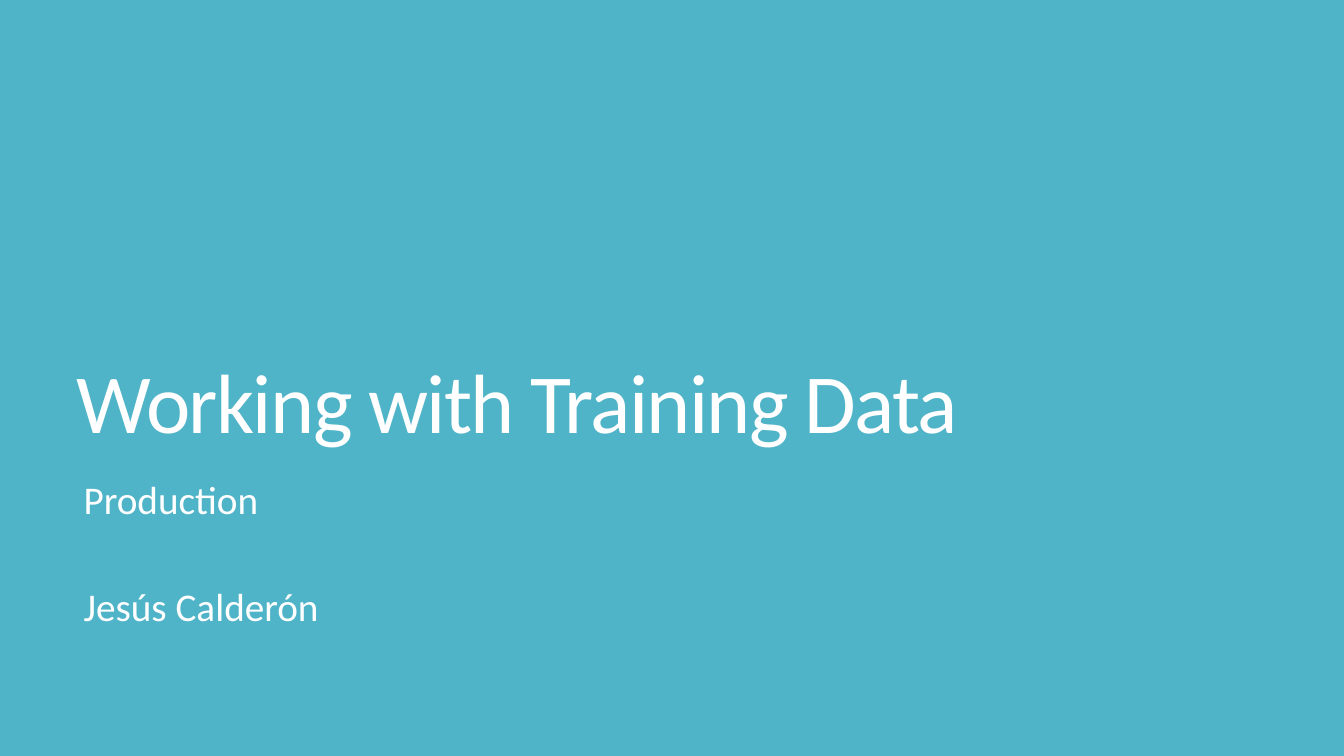
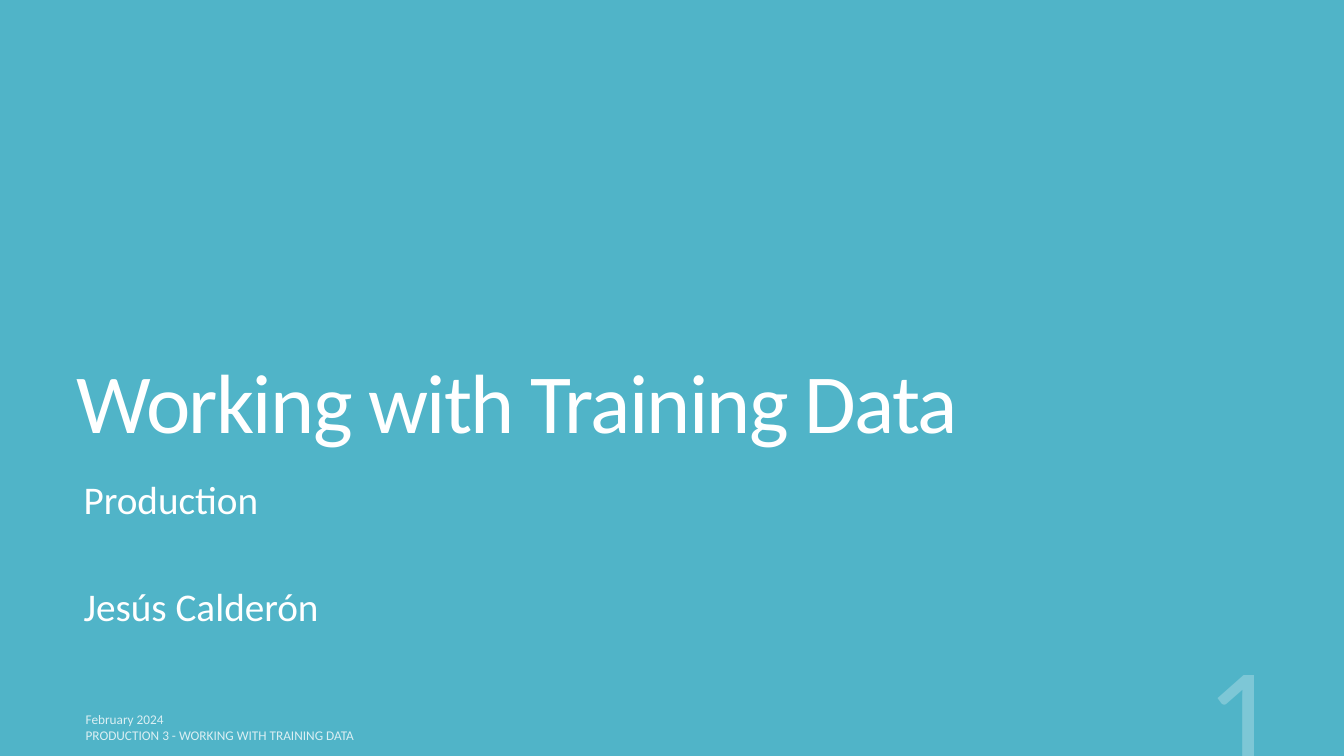
Before and after one commit to UofT-DSI/production, a slide deck: slide 1 of docs/part_3/production_3.pptx. Drawn at 1344x756 pixels with LibreOffice and Linux fonts; fonts in the diff are those of the drawing. Boxes give left, top, right and bottom in pixels: in the first picture for what was removed or moved away, otherwise in the second. Text is boxed around its words. In the diff, an @@ line names an element or a change of style, - is before the commit and + after.

```diff
--- a/docs/part_3/production_3.pptx
+++ b/docs/part_3/production_3.pptx
@@ page number added at (966,648,1289,756), 103 pt, text #FFFFFF at 25% opacity @@
+1
@@ text added at (86,715,164,726), 9.5 pt, text #FFFFFF at 80% opacity @@
+February 2024
@@ text added at (86,731,354,740), 9.5 pt, text #FFFFFF at 80% opacity @@
+PRODUCTION 3 - WORKING WITH TRAINING DATA
```
Also in this commit, not shown: 23 other slides changed, 4 slides added, 11 other files.
